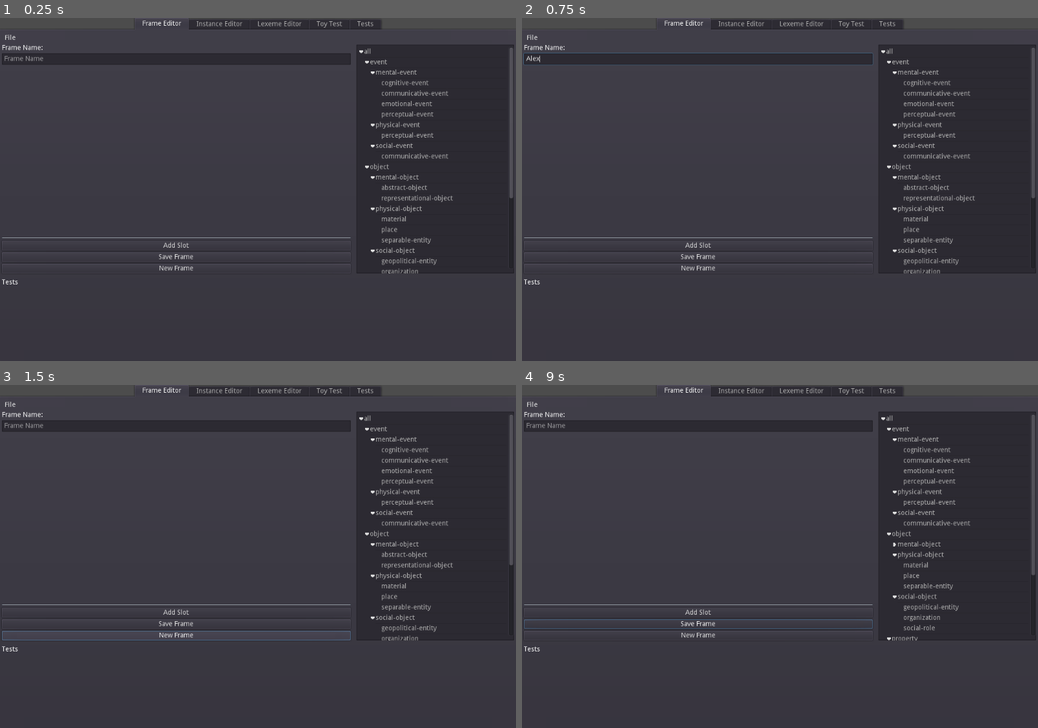
Above: before the commit, frames 1-4 (two rows, left to right).
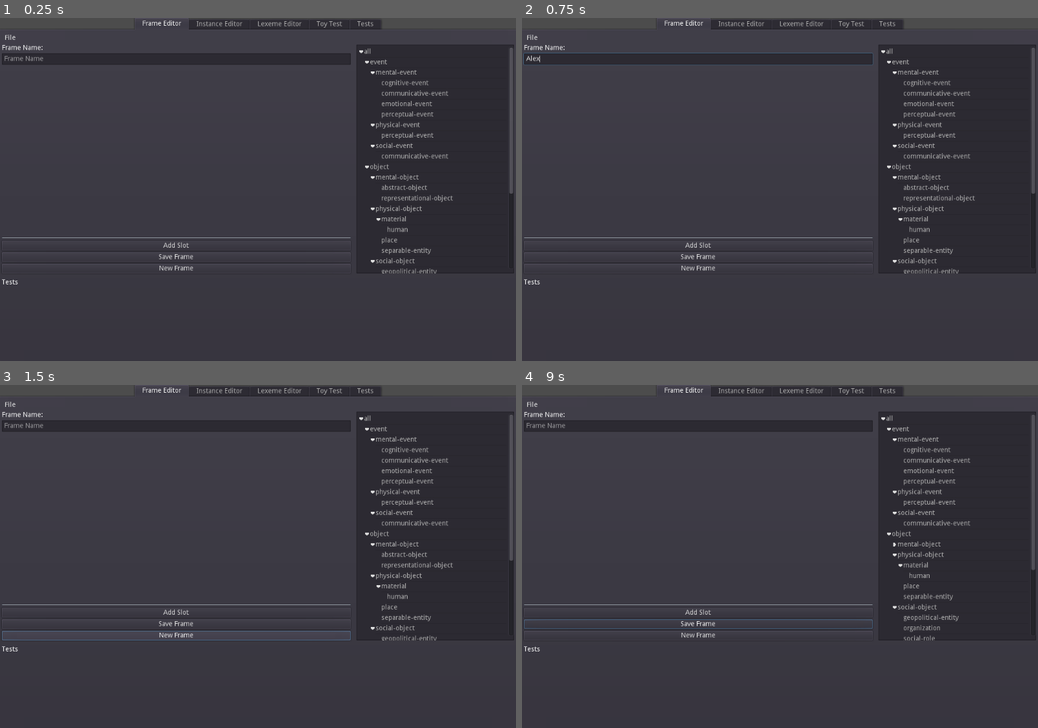
Above: after the commit, the same moments.

Repository: Eibriel/CompiAgent
Game: Godot game, scene res://MainScene.tscn
The game is run twice, just before and just after one commit, with the same random seed, the same clock (stepped at 60 frames per second) and the same inputs.
Inputs (mouse positions are in pixels of both pictures, inside the frame that each line leads up to):
- Up to frame 1 (0.25 s): no input
- Up to frame 2 (0.75 s): click (697, 59) at 0.52 s; type "Alex" at 0.6 s
- Up to frame 3 (1.5 s): click "New Frame" at 1.25 s
- Up to frame 4 (9 s): click "New Frame" at 2 s; click "File" at 2.75 s; click "Add Slot" at 3.5 s; click "File" at 4.25 s; click "Add Slot" at 5 s; click "File" at 5.75 s; click "Add Slot" at 6.5 s; click "New Frame" at 7.25 s; click "Save Frame" at 8 s; move the mouse to (893, 539) at 8.77 s; tap Alt at 8.85 s; click (893, 539) at 8.92 s

The runs differ from the first frame. In frame 1, 0.4% of the frame differs, in the area x 71-100%, y 51-75%; in frame 2, 0.4%; in frame 3, 0.4%; in frame 4, 0.5%, in the area x 70-100%, y 52-75%.

Commit message:
Instance editor

Diff:
--- /dev/null
+++ b/InstanceEditor.gd
@@ -0,0 +1,67 @@
+extends Control
+
+
+onready var instance_list = $HSplitContainer/VBoxContainer/ItemList
+onready var instance_code = $HSplitContainer/TextEdit
+onready var button_add_instance = $HSplitContainer/VBoxContainer/ButtonAddInstance
+onready var button_save_instance = $HSplitContainer/VBoxContainer/ButtonSaveInstance
+onready var lineedit_instancename = $HSplitContainer/VBoxContainer/LineEditInstanceName
+
+var json_path = "res://instances.json"
+
+var instances
+
+func _ready():
+	_load_instances()
+	_fill_instance_list()
+
+	# connect buttons with signals
+	button_add_instance.connect("button_up", self, "_on_ButtonAddInstance_button_up", [])
+	button_save_instance.connect("button_up", self, "_on_ButtonSaveInstance_button_up", [])
+	instance_list.connect("item_selected", self, "_on_ItemList_item_selected", [])
+
+# If json_path exists, load it into instances var
+func _load_instances():
+	var file = File.new()
+
+	if file.file_exists(json_path):
+		file.open(json_path, File.READ)
+		var text = file.get_as_text()
+		instances = parse_json(text)
+		file.close()
+	else:
+		instances = {}
+
+# Read instances and fill instance_list
+func _fill_instance_list():
+	instance_list.clear()
+	for instance_name in instances:
+		instance_list.add_item(instance_name)
+
+# Add instance to instances var
+# get name from lineedit_instancename
+func _add_instance():
+	if lineedit_instancename.get_text() == "":
+		return
+	var instance_name = lineedit_instancename.get_text()
+	instances[instance_name] = {}
+	_fill_instance_list()
+
+# Save instances var to json_path
+func _save_instances():
+	var file = File.new()
+	file.open(json_path, File.WRITE)
+	instances[lineedit_instancename.get_text()] = parse_json(instance_code.get_text())
+	file.store_line(JSON.print(instances, "\t"))
+	file.close()
+
+func _on_ButtonAddInstance_button_up():
+	_add_instance()
+
+func _on_ButtonSaveInstance_button_up():
+	_save_instances()
+
+func _on_ItemList_item_selected(item: int):
+	var instance_name = instance_list.get_item_text(item)
+	instance_code.set_text(JSON.print(instances[instance_name], "\t"))
+	lineedit_instancename.set_text(instance_name)
--- /dev/null
+++ b/InstanceEditor.tscn
@@ -0,0 +1,48 @@
+[gd_scene load_steps=2 format=2]
+
+[ext_resource path="res://InstanceEditor.gd" type="Script" id=1]
+
+[node name="Control" type="Control"]
+anchor_right = 1.0
+anchor_bottom = 1.0
+script = ExtResource( 1 )
+
+[node name="HSplitContainer" type="HSplitContainer" parent="."]
+anchor_right = 1.0
+anchor_bottom = 1.0
+split_offset = 795
+
+[node name="TextEdit" type="TextEdit" parent="HSplitContainer"]
+margin_right = 795.0
+margin_bottom = 720.0
+syntax_highlighting = true
+show_line_numbers = true
+
+[node name="VBoxContainer" type="VBoxContainer" parent="HSplitContainer"]
+margin_left = 807.0
+margin_right = 1080.0
+margin_bottom = 720.0
+
+[node name="ButtonAddInstance" type="Button" parent="HSplitContainer/VBoxContainer"]
+margin_right = 273.0
+margin_bottom = 20.0
+text = "Add Instance"
+
+[node name="ButtonSaveInstance" type="Button" parent="HSplitContainer/VBoxContainer"]
+margin_top = 24.0
+margin_right = 273.0
+margin_bottom = 44.0
+text = "Save Instance"
+
+[node name="LineEditInstanceName" type="LineEdit" parent="HSplitContainer/VBoxContainer"]
+margin_top = 48.0
+margin_right = 273.0
+margin_bottom = 72.0
+
+[node name="ItemList" type="ItemList" parent="HSplitContainer/VBoxContainer"]
+margin_top = 76.0
+margin_right = 273.0
+margin_bottom = 720.0
+size_flags_horizontal = 3
+size_flags_vertical = 3
+items = [ "Instance1", null, false, "Item 1", null, false ]
--- a/MainScene.tscn
+++ b/MainScene.tscn
@@ -1,8 +1,9 @@
-[gd_scene load_steps=4 format=2]
+[gd_scene load_steps=5 format=2]
 
 [ext_resource path="res://TestRunner.tscn" type="PackedScene" id=1]
 [ext_resource path="res://CompiAgent/OOAEditor.tscn" type="PackedScene" id=2]
 [ext_resource path="res://ToyTest.tscn" type="PackedScene" id=3]
+[ext_resource path="res://InstanceEditor.tscn" type="PackedScene" id=4]
 
 [node name="Control" type="Control"]
 anchor_right = 1.0
@@ -30,6 +31,8 @@
 margin_top = 32.0
 margin_right = -4.0
 margin_bottom = -4.0
+
+[node name="Control" parent="TabContainer/Instance Editor" instance=ExtResource( 4 )]
 
 [node name="Lexeme Editor" type="Tabs" parent="TabContainer"]
 visible = false
--- a/frames.json
+++ b/frames.json
@@ -1 +1 @@
-{"abstract-object":{"is-a":{"value":["mental-object"]}},"all …(513 unchanged characters)… ":{"is-a":{"value":["social-object"]}},"linear-attribute":{"is-a":{"value":["att …(897 unchanged characters)…
+{"abstract-object":{"is-a":{"value":["mental-object"]}},"all …(513 unchanged characters)… ":{"is-a":{"value":["social-object"]}},"human":{"is-a":{"value":["material"]}},"linear-attribute":{"is-a":{"value":["att …(897 unchanged characters)…
--- /dev/null
+++ b/instances.json
@@ -0,0 +1,9 @@
+{
+	"@env.place.1": {
+		"name": "Main Plaza"
+	},
+	"@env.human.1": {
+		"location": "@env.place.1",
+		"name": "Anna"
+	}
+}
